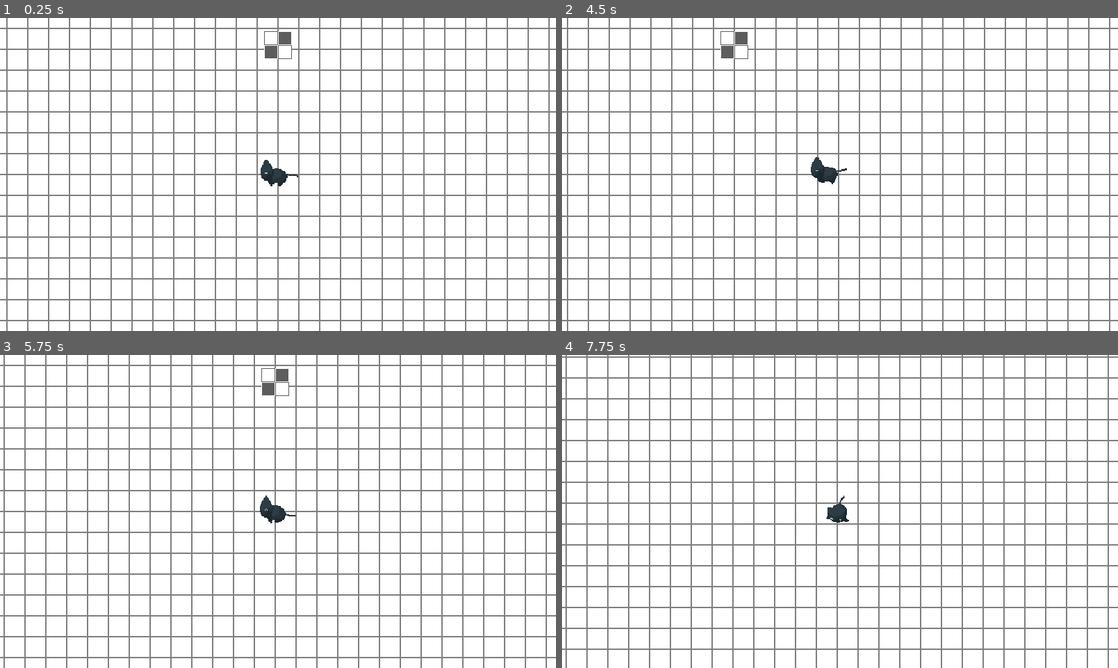
Above: before the commit, frames 1-4 (two rows, left to right).
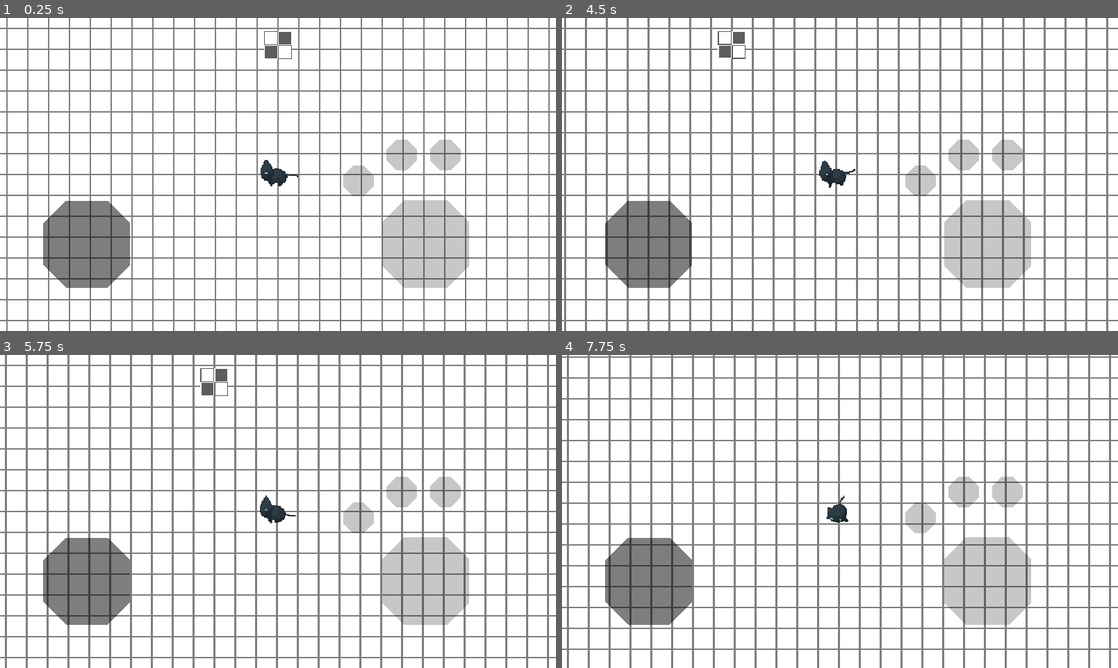
Above: after the commit, the same moments.

Repository: deerformera/neruka
Game: Godot game, scene res://worlds/world.tscn
The game is run twice, just before and just after one commit, with the same random seed, the same clock (stepped at 60 frames per second) and the same inputs.
Inputs (mouse positions are in pixels of both pictures, inside the frame that each line leads up to):
- Up to frame 1 (0.25 s): no input
- Up to frame 2 (4.5 s): click (650, 243) at 0.52 s; tap Enter at 1.25 s; move the mouse to (962, 158) at 1.27 s; hold D (n_right) 1.28-2 s; hold Space (n_attack) 1.28-2 s; click (962, 158) at 1.42 s; tap R (n_cast, bound only before the commit) at 1.55, 3.05 s; drag from (728, 190) to (873, 174) at 2.02 s; move the mouse to (895, 105) at 2.77 s; hold D (n_right) 2.78-3.5 s; hold Space (n_attack) 2.78-3.5 s; click (895, 105) at 2.92 s; drag from (812, 237) to (673, 127) at 3.52 s; move the mouse to (1006, 221) at 4.27 s; hold A (n_left) from 4.28 s (still down); hold R (n_cast, bound only before the commit) from 4.28 s (still down); tap Q (n_consume) at 4.35 s; click (1006, 221) at 4.42 s
- Up to frame 3 (5.75 s): release A (n_left) at 5 s; release R (n_cast, bound only before the commit) at 5 s; drag from (111, 464) to (244, 511) at 5.02 s
- Up to frame 4 (7.75 s): move the mouse to (867, 511) at 5.77 s; hold S (n_down) 5.78-6.5 s; hold Space (n_attack) 5.78-6.5 s; click (867, 511) at 5.92 s; tap R (n_cast, bound only before the commit) at 6.05, 7.55 s; drag from (756, 433) to (728, 527) at 6.52 s; tap Space (n_attack) at 7.25 s; move the mouse to (962, 495) at 7.27 s; hold W (n_up) from 7.28 s (still down); hold Space (n_attack) from 7.28 s (still down); click (962, 495) at 7.42 s

The runs differ from the first frame. In frame 1, 8.9% of the frame differs, in the area x 7-85%, y 38-87%; in frame 2, 23%; in frame 3, 23%, in the area x 0-99%, y 0-100%; in frame 4, 23%.

Commit message:
fix ability

Diff:
--- a/assets/abilities/0.gd
+++ b/assets/abilities/0.gd
@@ -1 +1,3 @@
 extends Ability
+
+func ability(): print("Yay")
--- a/assets/abilities/0.tscn
+++ b/assets/abilities/0.tscn
@@ -4,4 +4,4 @@
 
 [node name="0" type="Node2D"]
 script = ExtResource( 1 )
-passive = true
+cooldown = 2.0
--- /dev/null
+++ b/assets/abilities/1.gd
@@ -0,0 +1,3 @@
+extends Ability
+
+func ability(): print("First")
--- /dev/null
+++ b/assets/abilities/1.tscn
@@ -0,0 +1,6 @@
+[gd_scene load_steps=2 format=2]
+
+[ext_resource path="res://assets/abilities/1.gd" type="Script" id=1]
+
+[node name="1" type="Node2D"]
+script = ExtResource( 1 )
--- /dev/null
+++ b/assets/abilities/2.gd
@@ -0,0 +1 @@
+extends Ability
--- /dev/null
+++ b/assets/abilities/2.tscn
@@ -0,0 +1,6 @@
+[gd_scene load_steps=2 format=2]
+
+[ext_resource path="res://assets/abilities/2.gd" type="Script" id=1]
+
+[node name="2" type="Node2D"]
+script = ExtResource( 1 )
--- /dev/null
+++ b/assets/abilities/3.gd
@@ -0,0 +1 @@
+extends Ability
--- /dev/null
+++ b/assets/abilities/3.tscn
@@ -0,0 +1,6 @@
+[gd_scene load_steps=2 format=2]
+
+[ext_resource path="res://assets/abilities/3.gd" type="Script" id=1]
+
+[node name="3" type="Node2D"]
+script = ExtResource( 1 )
--- a/assets/classes/ability.gd
+++ b/assets/classes/ability.gd
@@ -1,26 +1,39 @@
 extends Node2D
 class_name Ability
 
-onready var cat := owner
+signal cast
+
+onready var cat := $"../.."
 
 export var cooldown: float = 1.0
 export var passive = false
+export(float, 0.1, 50) var passive_duration
 
-var cooldownTimer: Timer = Timer.new()
+var duration_timer: Timer
+var cooldown_timer: Timer = Timer.new()
 
 func _ready():
-    cat.connect("cast", self, "cast")
-    if passive: cat.connect("attack", self, "attack")
+    cat.connect("attack", self, "attack")
+    self.connect("cast", self, "cast")
 
-    cooldownTimer.wait_time = cooldown
-    cooldownTimer.one_shot = true
-    add_child(cooldownTimer)
+    if passive:
+        duration_timer = Timer.new()
+        duration_timer.wait_time = passive_duration
+        duration_timer.one_shot = true
+        duration_timer.connect("timeout", self, "passive")
+        add_child(duration_timer)
+
+    cooldown_timer.wait_time = cooldown
+    cooldown_timer.one_shot = true
+    add_child(cooldown_timer)
 
 func cast():
-    if cooldownTimer.is_stopped():
-        cooldownTimer.start()
+    if cooldown_timer.is_stopped():
+        cooldown_timer.start()
         ability()
 
+        if passive: duration_timer.start()
+
+func passive(): pass
 func ability(): pass
-
 func attack(): pass
--- /dev/null
+++ b/characters/cat/HUD.gd
@@ -0,0 +1,33 @@
+extends CanvasLayer
+
+onready var cat = owner
+
+# Joystick
+onready var joystick = $Margin/VBox/Bot/Joystick
+
+var center: Vector2
+
+func _ready():
+    set_button()
+
+func _input(event):
+    joystick(event)
+
+func joystick(event):
+    if event is InputEventScreenDrag && joystick.pressed:
+        center = (event.position - joystick.rect_global_position) - (joystick.rect_min_size / 2)
+        center = center.normalized()
+
+        cat.velocity = center
+
+    if event is InputEventScreenTouch && !event.is_pressed():
+        cat.velocity = Vector2()
+
+func set_button():
+    var abilities_button = $Margin/VBox/Bot/VBox/AbilitiesButtons
+    for child in abilities_button.get_children(): child.hide()
+
+    for i in Utils.get_abilities().size():
+        var ability_button = abilities_button.get_child(i)
+        ability_button.show()
+        ability_button.get_node("Touch").action = "n_ability" + str(i)
--- /dev/null
+++ b/characters/cat/HUD.tscn
@@ -0,0 +1,145 @@
+[gd_scene load_steps=8 format=2]
+
+[ext_resource path="res://characters/cat/HUD.gd" type="Script" id=1]
+[ext_resource path="res://proto/proto-analog.png" type="Texture" id=2]
+[ext_resource path="res://proto/proto-panel.tres" type="StyleBox" id=3]
+
+[sub_resource type="StyleBoxTexture" id=3]
+texture = ExtResource( 2 )
+region_rect = Rect2( 0, 0, 144, 144 )
+
+[sub_resource type="RectangleShape2D" id=1]
+extents = Vector2( 45, 45 )
+
+[sub_resource type="StyleBoxFlat" id=4]
+bg_color = Color( 0, 0, 0, 0.215686 )
+corner_radius_top_left = 50
+corner_radius_top_right = 50
+corner_radius_bottom_right = 50
+corner_radius_bottom_left = 50
+corner_detail = 1
+
+[sub_resource type="RectangleShape2D" id=5]
+extents = Vector2( 100, 100 )
+
+[node name="HUD" type="CanvasLayer"]
+script = ExtResource( 1 )
+
+[node name="Margin" type="MarginContainer" parent="."]
+anchor_right = 1.0
+anchor_bottom = 1.0
+mouse_filter = 1
+custom_constants/margin_right = 100
+custom_constants/margin_top = 40
+custom_constants/margin_left = 100
+custom_constants/margin_bottom = 100
+
+[node name="VBox" type="VBoxContainer" parent="Margin"]
+margin_left = 100.0
+margin_top = 40.0
+margin_right = 1180.0
+margin_bottom = 620.0
+
+[node name="Top" type="HBoxContainer" parent="Margin/VBox"]
+margin_right = 1080.0
+margin_bottom = 50.0
+rect_min_size = Vector2( 0, 50 )
+
+[node name="Bot" type="HBoxContainer" parent="Margin/VBox"]
+margin_top = 230.0
+margin_right = 1080.0
+margin_bottom = 580.0
+rect_min_size = Vector2( 0, 50 )
+size_flags_vertical = 10
+
+[node name="Joystick" type="Button" parent="Margin/VBox/Bot"]
+margin_top = 150.0
+margin_right = 200.0
+margin_bottom = 350.0
+rect_min_size = Vector2( 200, 200 )
+focus_mode = 0
+size_flags_horizontal = 0
+size_flags_vertical = 8
+custom_styles/hover = SubResource( 3 )
+custom_styles/pressed = SubResource( 3 )
+custom_styles/normal = SubResource( 3 )
+shortcut_in_tooltip = false
+keep_pressed_outside = true
+
+[node name="VBox" type="VBoxContainer" parent="Margin/VBox/Bot"]
+margin_left = 680.0
+margin_right = 1080.0
+margin_bottom = 350.0
+rect_min_size = Vector2( 400, 0 )
+size_flags_horizontal = 10
+custom_constants/separation = 0
+alignment = 1
+
+[node name="AbilitiesButtons" type="HBoxContainer" parent="Margin/VBox/Bot/VBox"]
+margin_right = 400.0
+margin_bottom = 150.0
+rect_min_size = Vector2( 0, 150 )
+custom_constants/separation = 10
+
+[node name="Button" type="Panel" parent="Margin/VBox/Bot/VBox/AbilitiesButtons"]
+margin_top = 60.0
+margin_right = 90.0
+margin_bottom = 150.0
+rect_min_size = Vector2( 90, 90 )
+size_flags_horizontal = 0
+size_flags_vertical = 8
+custom_styles/panel = ExtResource( 3 )
+
+[node name="Touch" type="TouchScreenButton" parent="Margin/VBox/Bot/VBox/AbilitiesButtons/Button"]
+shape = SubResource( 1 )
+
+[node name="Button2" type="Panel" parent="Margin/VBox/Bot/VBox/AbilitiesButtons"]
+margin_left = 100.0
+margin_right = 190.0
+margin_bottom = 90.0
+rect_min_size = Vector2( 90, 90 )
+size_flags_horizontal = 0
+size_flags_vertical = 0
+custom_styles/panel = ExtResource( 3 )
+
+[node name="Touch" type="TouchScreenButton" parent="Margin/VBox/Bot/VBox/AbilitiesButtons/Button2"]
+shape = SubResource( 1 )
+
+[node name="Button3" type="Panel" parent="Margin/VBox/Bot/VBox/AbilitiesButtons"]
+margin_left = 200.0
+margin_right = 290.0
+margin_bottom = 90.0
+rect_min_size = Vector2( 90, 90 )
+size_flags_horizontal = 0
+size_flags_vertical = 0
+custom_styles/panel = ExtResource( 3 )
+
+[node name="Touch" type="TouchScreenButton" parent="Margin/VBox/Bot/VBox/AbilitiesButtons/Button3"]
+shape = SubResource( 1 )
+
+[node name="Button4" type="Panel" parent="Margin/VBox/Bot/VBox/AbilitiesButtons"]
+margin_left = 300.0
+margin_top = 60.0
+margin_right = 390.0
+margin_bottom = 150.0
+rect_min_size = Vector2( 90, 90 )
+size_flags_horizontal = 0
+size_flags_vertical = 8
+custom_styles/panel = ExtResource( 3 )
+
+[node name="Touch" type="TouchScreenButton" parent="Margin/VBox/Bot/VBox/AbilitiesButtons/Button4"]
+shape = SubResource( 1 )
+
+[node name="AttackButton" type="Panel" parent="Margin/VBox/Bot/VBox"]
+margin_left = 100.0
+margin_top = 150.0
+margin_right = 300.0
+margin_bottom = 350.0
+rect_min_size = Vector2( 200, 200 )
+size_flags_horizontal = 6
+size_flags_vertical = 10
+custom_styles/panel = SubResource( 4 )
+
+[node name="TouchScreenButton" type="TouchScreenButton" parent="Margin/VBox/Bot/VBox/AttackButton"]
+shape = SubResource( 5 )
+action = "n_attack"
--- /dev/null
+++ b/characters/cat/abilities.gd
@@ -0,0 +1,11 @@
+extends Node2D
+
+func _ready():
+    var abilities = Utils.get_abilities()
+    for i in abilities.size():
+        add_child(abilities[i].instance())
+
+func _input(event):
+    for i in Utils.get_abilities().size():
+        if event.is_action_pressed("n_ability"+str(i)):
+            get_child(i).emit_signal("cast")
--- a/characters/cat/cat.gd
+++ b/characters/cat/cat.gd
@@ -3,7 +3,8 @@
 const SPEED = 200
 
 signal attack
-signal cast
+
+var android = false
 
 var velocity: Vector2
 var velocity_static: Vector2
@@ -22,7 +23,7 @@
     animnode = animstate.get_current_node()
 
     if animnode == "normal":
-        velocity = Input.get_vector("n_left", "n_right", "n_up", "n_down")
+        if !android: velocity = Input.get_vector("n_left", "n_right", "n_up", "n_down")
         if velocity:
             velocity_static = velocity.normalized()
             $AnimationTree.get("parameters/normal/playback").travel("walk")
@@ -40,9 +41,6 @@
             if animnode == "normal" or animnode == "attack2": animstate.travel("attack1")
             if animnode == "attack1": animstate.travel("attack2")
 
-    if event.is_action_pressed("n_cast") && animnode == "normal":
-        emit_signal("cast")
-
 func attack():
     emit_signal("attack")
     yield(get_tree().create_timer(0.3), "timeout")
@@ -53,6 +51,7 @@
 func strike():
     var rng = RandomNumberGenerator.new()
     rng.randomize()
-    $Camera2D.offset = Vector2(rng.randf() * 5, rng.randf() * 5)
+    var vec = Vector2(randf(), randf()).normalized()
+    $Camera2D.offset = vec * 5
     yield(get_tree().create_timer(0.05), "timeout")
     $Camera2D.offset = Vector2()
--- a/characters/cat/cat.tscn
+++ b/characters/cat/cat.tscn
@@ -1,10 +1,11 @@
-[gd_scene load_steps=135 format=2]
+[gd_scene load_steps=136 format=2]
 
 [ext_resource path="res://characters/cat/cat.png" type="Texture" id=1]
 [ext_resource path="res://characters/cat/cat.gd" type="Script" id=2]
 [ext_resource path="res://characters/cat/interact.gd" type="Script" id=3]
 [ext_resource path="res://characters/cat/animtree.gd" type="Script" id=4]
-[ext_resource path="res://assets/abilities/0.tscn" type="PackedScene" id=5]
+[ext_resource path="res://characters/cat/abilities.gd" type="Script" id=5]
+[ext_resource path="res://characters/cat/HUD.tscn" type="PackedScene" id=6]
 
 [sub_resource type="RectangleShape2D" id=1]
 
@@ -1531,4 +1532,7 @@
 position = Vector2( 16, 0 )
 shape = SubResource( 153 )
 
-[node name="0" parent="." instance=ExtResource( 5 )]
+[node name="Abilities" type="Node2D" parent="."]
+script = ExtResource( 5 )
+
+[node name="HUD" parent="." instance=ExtResource( 6 )]
--- a/characters/cat/utils.gd
+++ b/characters/cat/utils.gd
@@ -8,10 +8,10 @@
 var level = {
     "vigor": 0,
     "strength": 0,
-    "mind": 3
+    "mind": 2
 }
 
-var slots = []
+var slots = [0,1,2]
 
 func _ready():
     var f = File.new()
@@ -22,8 +22,6 @@
 
     slots.resize(level.mind + 1)
 
-    get_abilities()
-
 func get_base():
     var base = {}
     base.health = 100 + (level.vigor * 10)
@@ -33,7 +31,6 @@
 
 func get_enemy(id: int) -> Dictionary:
     if id > enemies.size() - 1: return {}
-
     var enemy = self.enemies[id]
     var dict = { "name": enemy[0], "desc": enemy[1] }
     return dict
@@ -47,5 +44,5 @@
 func get_abilities() -> Array:
     var arr = []
     for slot in slots:
-        if slot: arr.append(slot)
+        if slot != null: arr.append(load("res://assets/abilities/" + str(slot) + ".tscn"))
     return arr
--- a/project.godot
+++ b/project.godot
@@ -116,11 +116,6 @@
 "events": [ Object(InputEventKey,"resource_local_to_scene":false,"resource_name":"","device":0,"alt":false,"shift":false,"control":false,"meta":false,"command":false,"pressed":false,"scancode":0,"physical_scancode":16777237,"unicode":0,"echo":false,"script":null)
  ]
 }
-n_cast={
-"deadzone": 0.5,
-"events": [ Object(InputEventKey,"resource_local_to_scene":false,"resource_name":"","device":0,"alt":false,"shift":false,"control":false,"meta":false,"command":false,"pressed":false,"scancode":0,"physical_scancode":82,"unicode":0,"echo":false,"script":null)
- ]
-}
 n_consume={
 "deadzone": 0.5,
 "events": [ Object(InputEventKey,"resource_local_to_scene":false,"resource_name":"","device":0,"alt":false,"shift":false,"control":false,"meta":false,"command":false,"pressed":false,"scancode":0,"physical_scancode":81,"unicode":0,"echo":false,"script":null)
@@ -134,6 +129,26 @@
 n_orb={
 "deadzone": 0.5,
 "events": [ Object(InputEventKey,"resource_local_to_scene":false,"resource_name":"","device":0,"alt":false,"shift":false,"control":false,"meta":false,"command":false,"pressed":false,"scancode":0,"physical_scancode":16777218,"unicode":0,"echo":false,"script":null)
+ ]
+}
+n_ability0={
+"deadzone": 0.5,
+"events": [ Object(InputEventKey,"resource_local_to_scene":false,"resource_name":"","device":0,"alt":false,"shift":false,"control":false,"meta":false,"command":false,"pressed":false,"scancode":0,"physical_scancode":49,"unicode":0,"echo":false,"script":null)
+ ]
+}
+n_ability1={
+"deadzone": 0.5,
+"events": [ Object(InputEventKey,"resource_local_to_scene":false,"resource_name":"","device":0,"alt":false,"shift":false,"control":false,"meta":false,"command":false,"pressed":false,"scancode":0,"physical_scancode":50,"unicode":0,"echo":false,"script":null)
+ ]
+}
+n_ability2={
+"deadzone": 0.5,
+"events": [ Object(InputEventKey,"resource_local_to_scene":false,"resource_name":"","device":0,"alt":false,"shift":false,"control":false,"meta":false,"command":false,"pressed":false,"scancode":0,"physical_scancode":51,"unicode":0,"echo":false,"script":null)
+ ]
+}
+n_ability3={
+"deadzone": 0.5,
+"events": [ Object(InputEventKey,"resource_local_to_scene":false,"resource_name":"","device":0,"alt":false,"shift":false,"control":false,"meta":false,"command":false,"pressed":false,"scancode":0,"physical_scancode":52,"unicode":0,"echo":false,"script":null)
  ]
 }
 
--- /dev/null
+++ b/proto/proto-panel.tres
@@ -0,0 +1,14 @@
+[gd_resource type="StyleBoxFlat" format=2]
+
+[resource]
+bg_color = Color( 0, 0, 0, 0.215686 )
+border_width_left = 10
+border_width_top = 10
+border_width_right = 10
+border_width_bottom = 10
+border_color = Color( 0.8, 0.8, 0.8, 0 )
+corner_radius_top_left = 32
+corner_radius_top_right = 32
+corner_radius_bottom_right = 32
+corner_radius_bottom_left = 32
+corner_detail = 1
